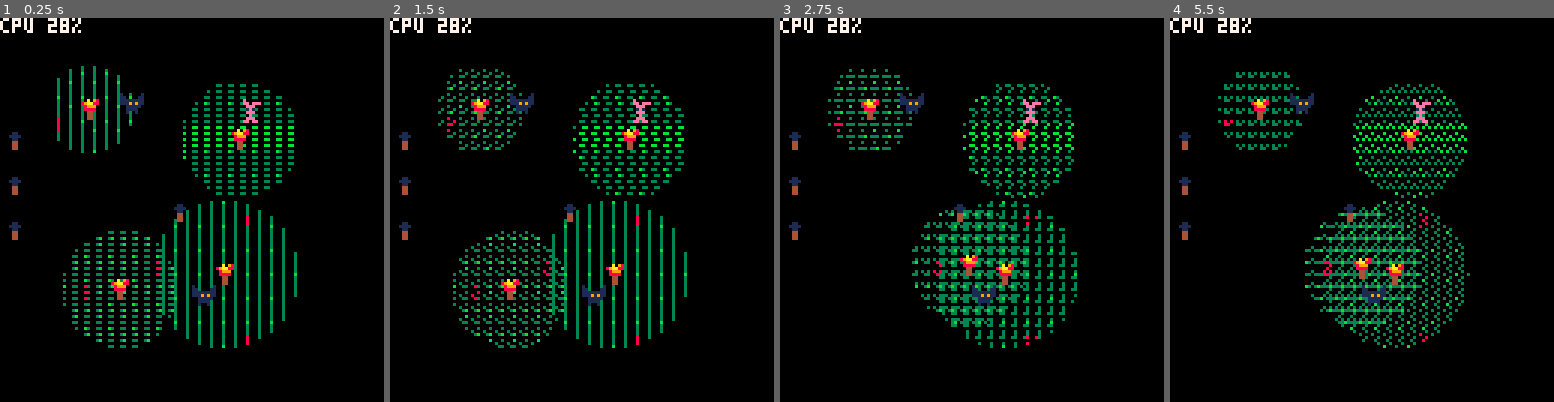
Above: before the commit, frames 1-4 (left to right).
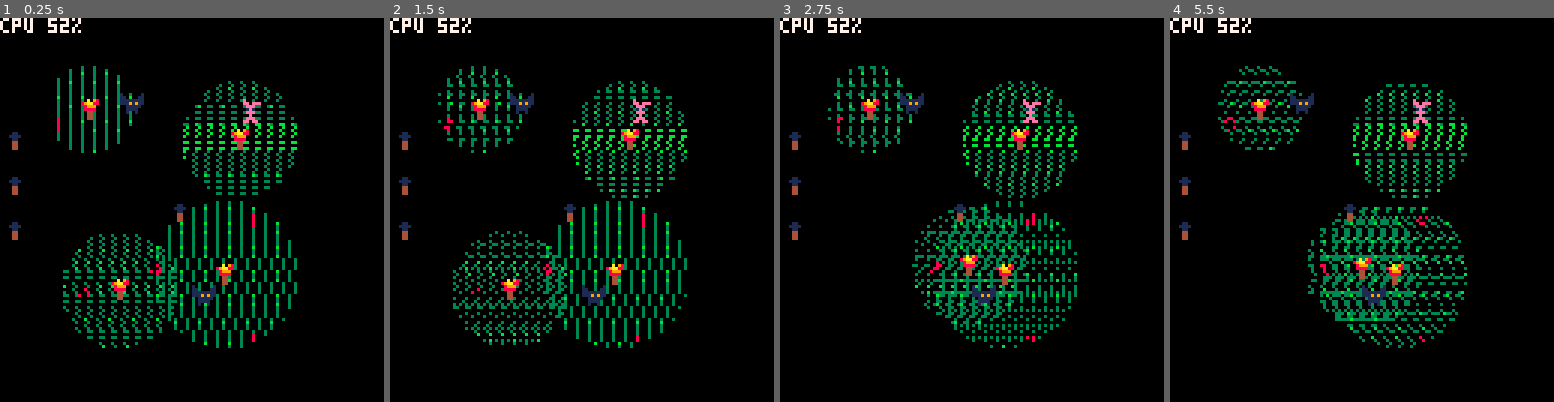
Above: after the commit, the same moments.

Repository: Cuttleshock/PICO-8-recipes
Game: PICO-8 cartridge light.p8
The game is run twice, just before and just after one commit, with the same random seed, the same clock (stepped at 60 frames per second) and the same inputs.
Inputs:
- Up to frame 1 (0.25 s): no input
- Up to frame 2 (1.5 s): tap X (X key) at 0.33, 1.07 s
- Up to frame 3 (2.75 s): hold Right 1.6-2.1 s; tap X (X key) at 1.85 s; hold Up 2.15-2.42 s; hold Right from 2.47 s (still down)
- Up to frame 4 (5.5 s): tap X (X key) at 2.97, 4.08, 5.2 s; release Right at 3.03 s; hold Left 3.08-3.58 s; hold Down 3.63-3.97 s; hold Right 4.02-4.68 s; hold Up 4.73-5.03 s; hold Left from 5.08 s (still down)

The runs differ from the first frame. In frame 1, 9.2% of the frame differs, in the area x 12-78%, y 0-86%; in frame 2, 11%; in frame 3, 9.2%; in frame 4, 9.7%.

Commit message:
By only updating random seed every 20 frames, make shuffled_checkerboard much more bearable

Diff:
--- a/light.p8
+++ b/light.p8
@@ -254,7 +254,7 @@
 function _update()
 	frame+=1
 
-	if frame%15==0 then
+	if frame%20==0 then
 		local seed=rnd(coprime_16)
 		local a,b=flr(rnd(15)),flr(rnd(15))
 		for t in all(torches) do
@@ -282,7 +282,8 @@
 
 function _draw()
 	map()
-	draw_shared_checkerboard(shadow_col)
+	srand(frame\20)
+	draw_shuffled_checkerboard(shadow_col)
 	draw_actors_discrete()
 	draw_torches()
 	if interactable then
